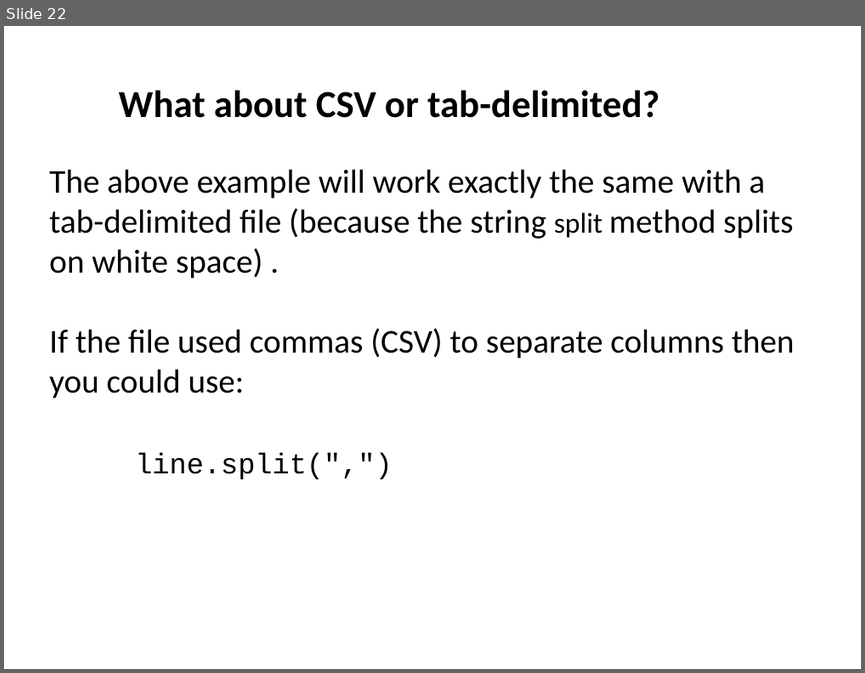
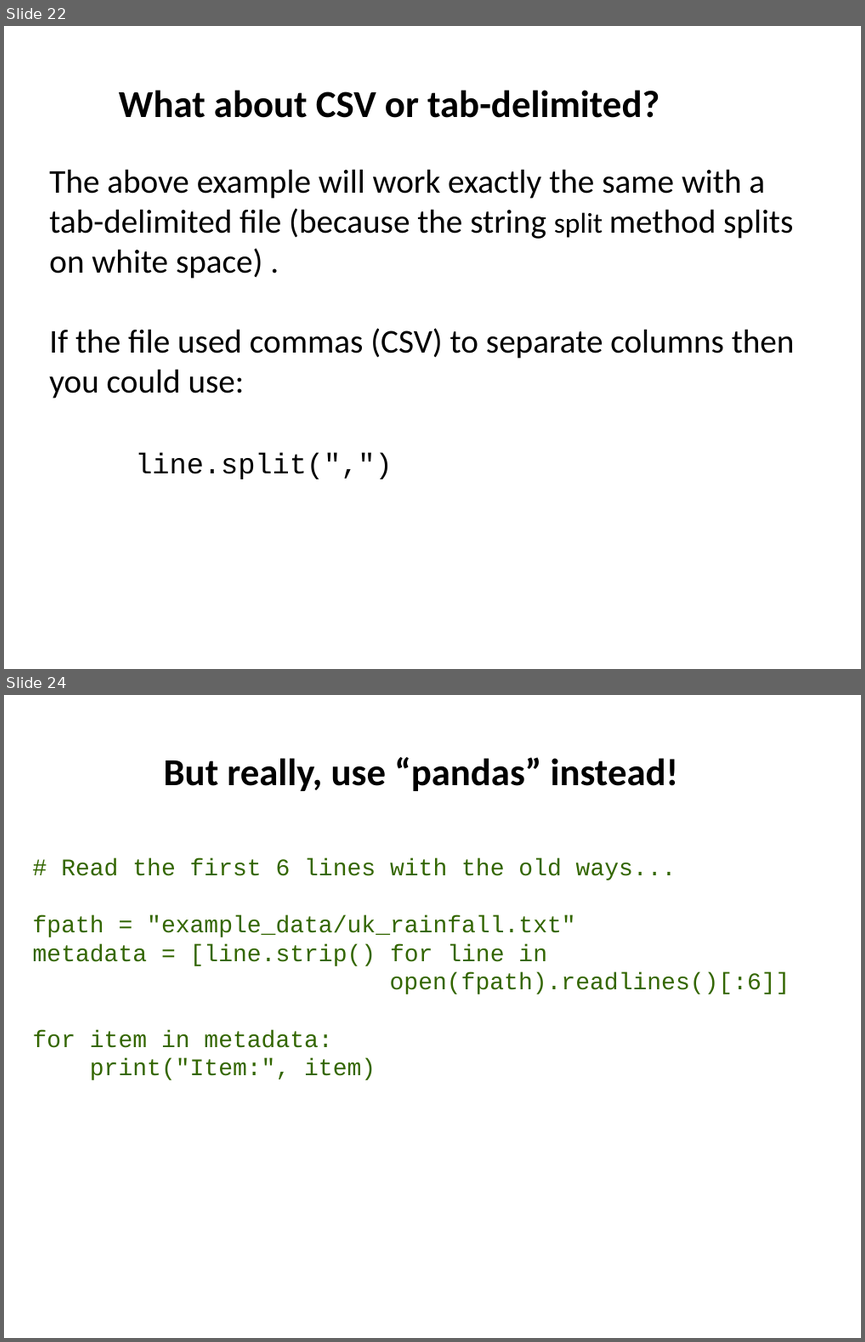
Before and after one commit to ncasuk/ncas-isc, a slide deck: python-data/slides/02_python_text_formats.pptx. Shown one above the other, each under a label of ours: slide 22 before the commit, slides 22 and 24 after it; the slides between them are not shown. The pictures are 865x673 and 865x1342 pixels, drawn with LibreOffice and Linux fonts; fonts in the diff are those of the drawing; background and template pictures are left out. Boxes give left, top, right and bottom in pixels: in the first picture for what was removed or moved away, otherwise in the second. Text is boxed around its words. In the diff, an @@ line names an element or a change of style, - is before the commit and + after.

Commit message:
Updated slides for python read/write data section

```diff
--- a/python-data/slides/02_python_text_formats.pptx
+++ b/python-data/slides/02_python_text_formats.pptx
@@ slide 24 added at (4,695,861,1338), background picture (left out) @@
@@ title added at (164,757,679,791), 32 pt, text #000000, bold @@
+But really, use “pandas” instead!
@@ text added at (33,858,790,1080), 20 pt, text #336600 @@
+# Read the first 6 lines with the old ways...
+fpath = "example_data/uk_rainfall.txt"
+metadata = [line.strip() for line in
+open(fpath).readlines()[:6]]
+for item in metadata:
+print("Item:", item)
```
Also in this commit, not shown: 2 slides changed, 1 other slide added, 9 other files.
